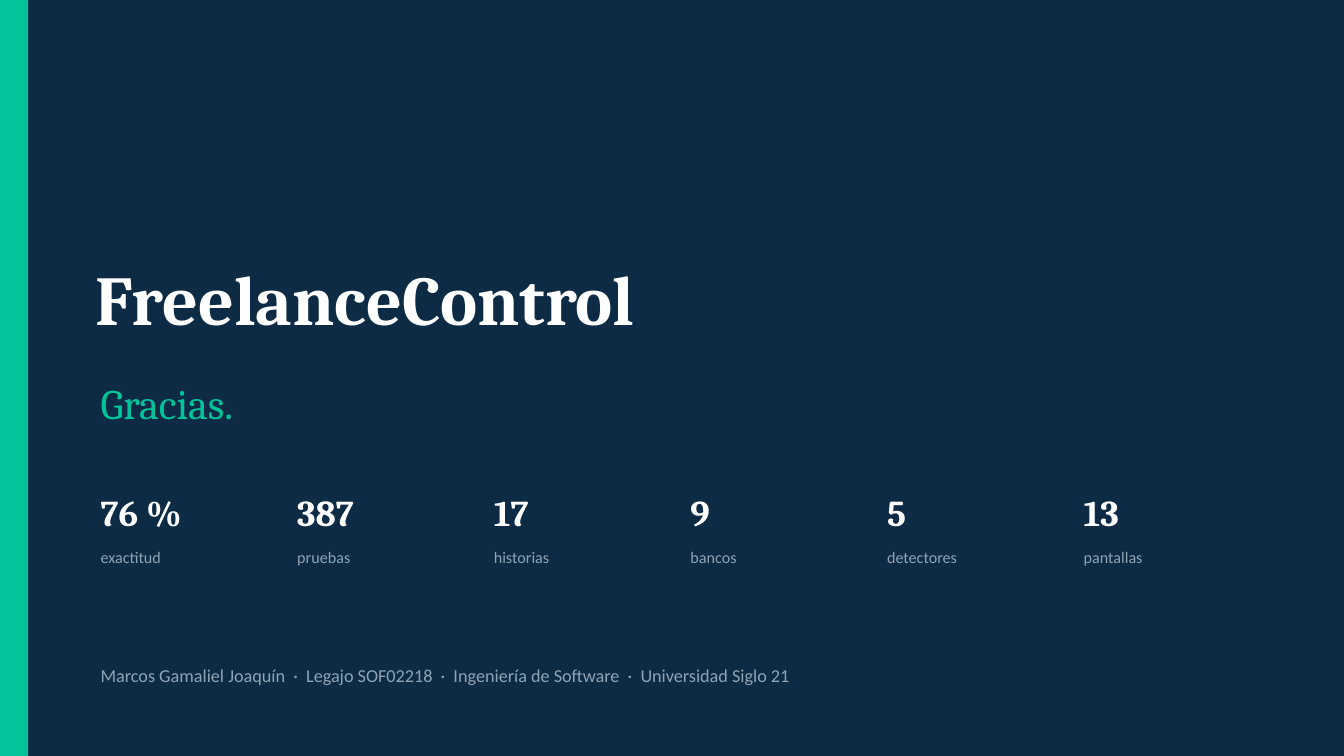
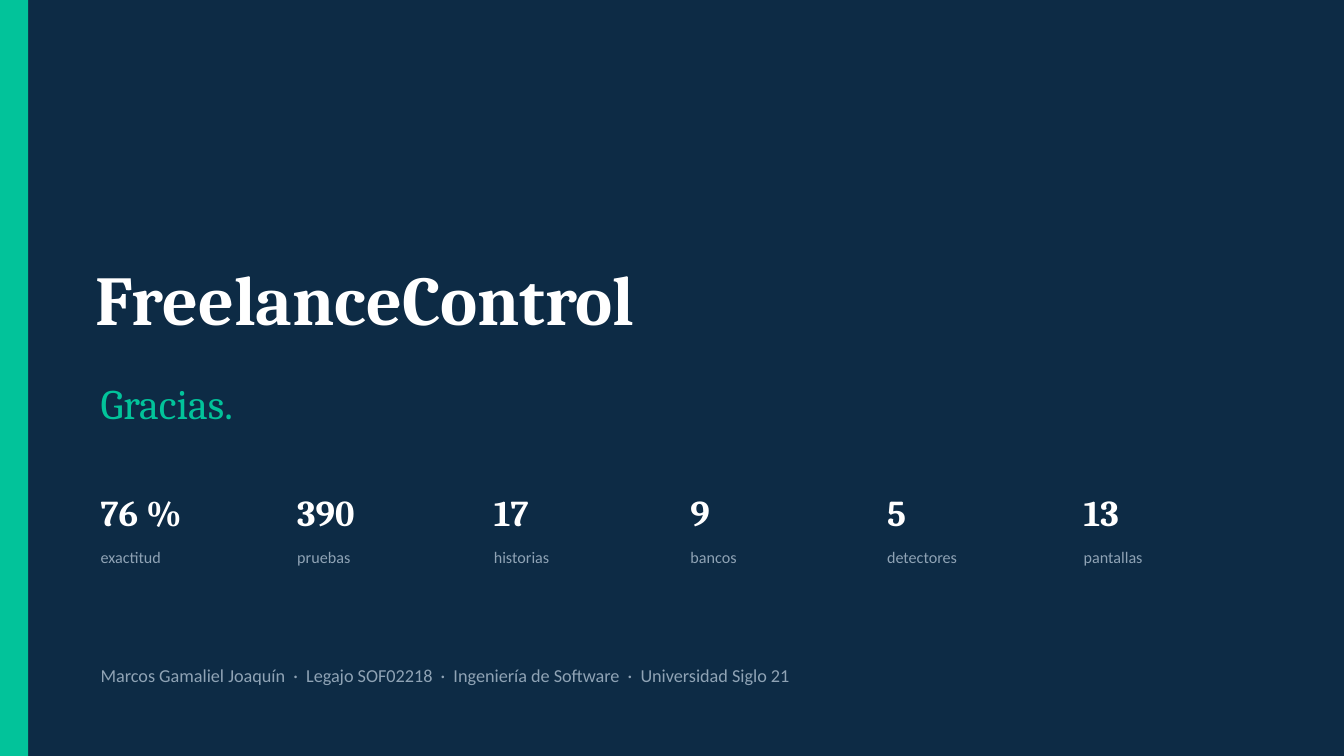
Before and after one commit to marcosjoaquin19/tfg-gestion-financiera-freelancers, a slide deck: slide 27 of defensa_final/slides/FreelanceControl_Defensa_Final.pptx. Drawn at 1344x756 pixels with LibreOffice and Linux fonts; fonts in the diff are those of the drawing. Boxes give left, top, right and bottom in pixels: in the first picture for what was removed or moved away, otherwise in the second. Text is boxed around its words. In the diff, an @@ line names an element or a change of style, - is before the commit and + after.

```diff
--- a/defensa_final/slides/FreelanceControl_Defensa_Final.pptx
+++ b/defensa_final/slides/FreelanceControl_Defensa_Final.pptx
@@ text at (297, 501, 354, 527): text changed @@
-387
+390
```
Also in this commit, not shown: 3 other slides changed, 3 other files.
